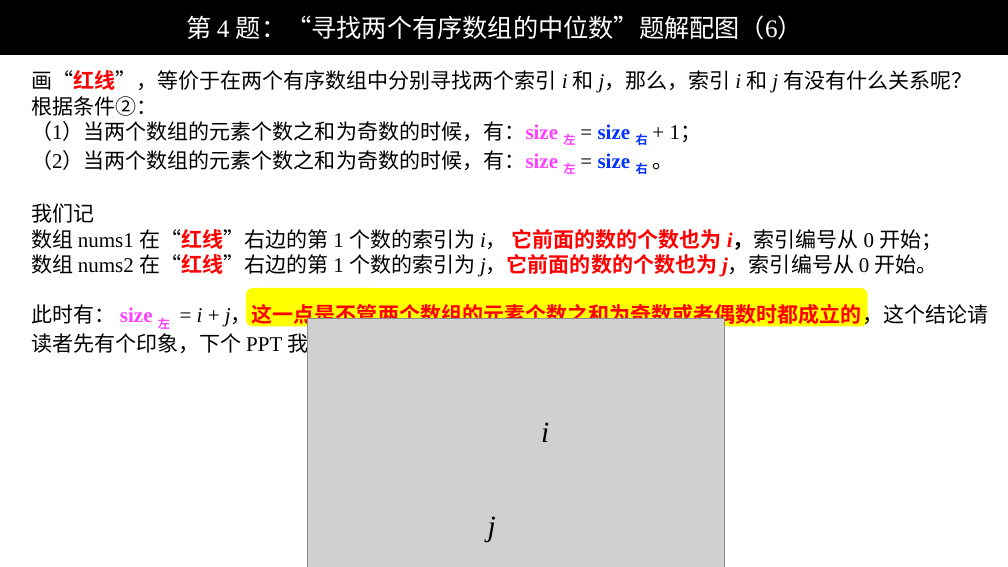
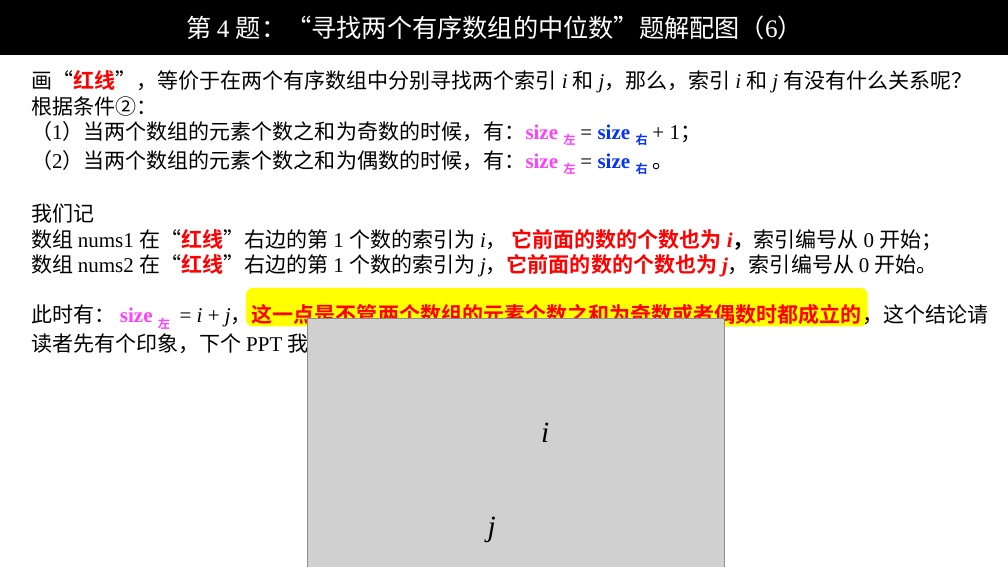
Before and after one commit to liweiwei1419/LeetCode-Solution-PPT, a slide deck: slide 6 of 0001-0100/LeetCode 第 4 题：“寻找两个有序数组的中位数”题解配图.pptx. Drawn at 1008x567 pixels with LibreOffice and Linux fonts; fonts in the diff are those of the drawing; grey boxes stand for pictures; background and template pictures are left out. Boxes give left, top, right and bottom in pixels: in the first picture for what was removed or moved away, otherwise in the second. Text is boxed around its words. In the diff, an @@ line names an element or a change of style, - is before the commit and + after.

```diff
--- a/0001-0100/LeetCode 第 4 题：“寻找两个有序数组的中位数”题解配图.pptx
+++ b/0001-0100/LeetCode 第 4 题：“寻找两个有序数组的中位数”题解配图.pptx
@@ text at [31, 150, 673, 174]: text changed @@
-（2）当两个数组的元素个数之和为奇数的时候，有：size 左 = size 右 。
+（2）当两个数组的元素个数之和为偶数的时候，有：size 左 = size 右 。
```
Also in this commit, not shown: 2 other slides changed, 2 other files.
